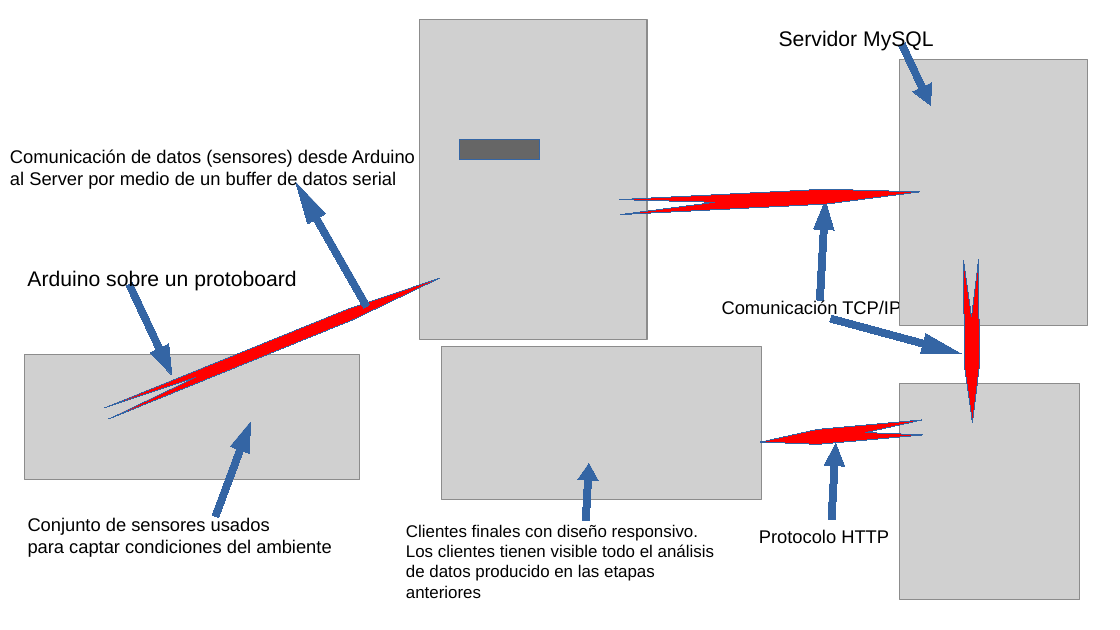
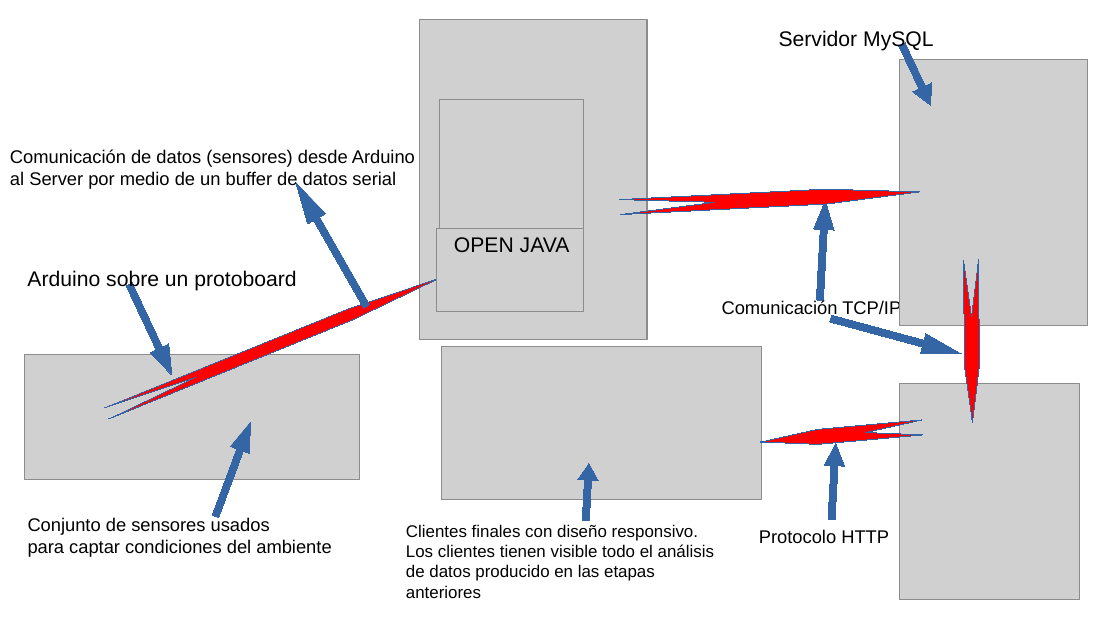
Before and after one commit to crios2020/sense_station, a slide deck: slide 1 of DOCs/Diagrama de arquitectura.odp. Drawn at 1120x630 pixels with LibreOffice and Linux fonts; fonts in the diff are those of the drawing; grey boxes stand for pictures. Boxes give left, top, right and bottom in pixels: in the first picture for what was removed or moved away, otherwise in the second. Text is boxed around its words. In the diff, an @@ line names an element or a change of style, - is before the commit and + after.

```diff
--- a/DOCs/Diagrama de arquitectura.odp
+++ b/DOCs/Diagrama de arquitectura.odp
@@ picture added at (440, 100, 584, 229) @@
@@ rectangle removed at (460, 140, 541, 161) @@
@@ picture added at (437, 229, 584, 312) @@
@@ text added at (454, 237, 570, 252), 15 pt, text #000000 @@
+OPEN JAVA
```
Also in this commit, not shown: 4 other files.
